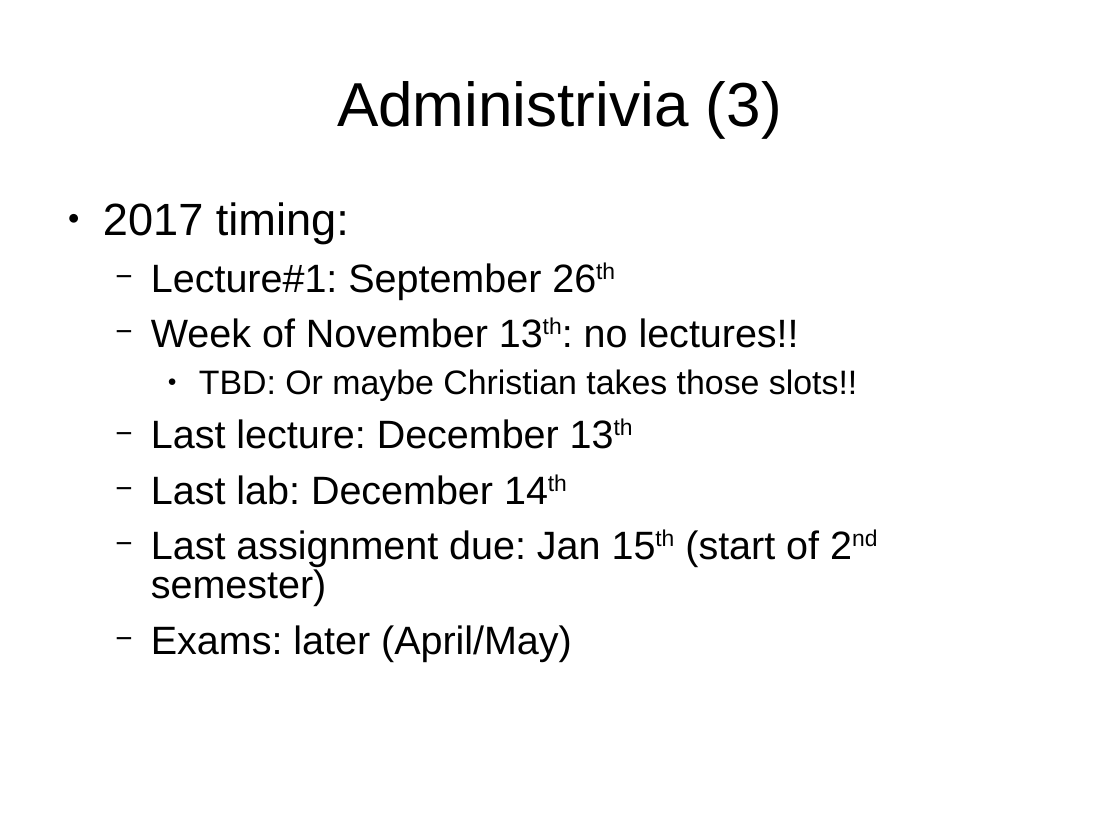
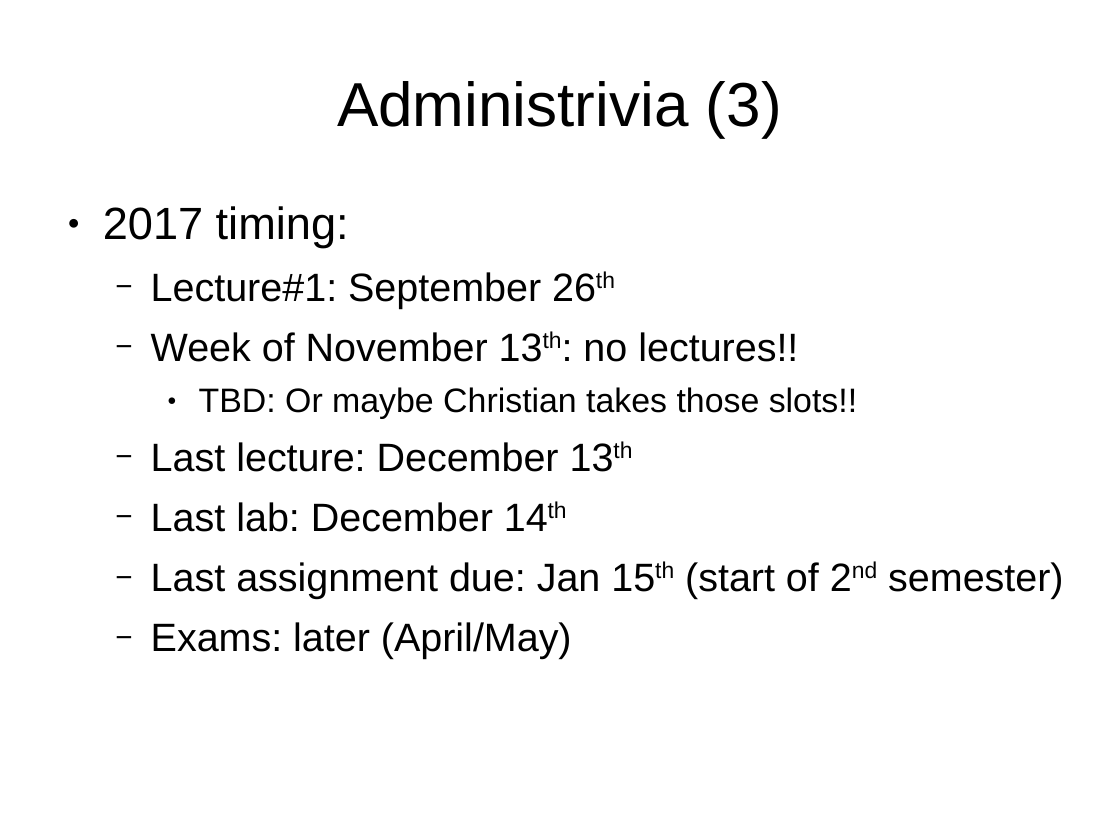
Before and after one commit to sftcd/cs2014, a slide deck: slide 5 of lectures/intro.ppt. Drawn at 1120x840 pixels with LibreOffice and Linux fonts; fonts in the diff are those of the drawing. Boxes give left, top, right and bottom in pixels: in the first picture for what was removed or moved away, otherwise in the second. Text is boxed around its words. In the diff, an @@ line names an element or a change of style, - is before the commit and + after.

```diff
--- a/lectures/intro.ppt
+++ b/lectures/intro.ppt
@@ text "2017 timing:" at (x1=103, y1=206, x2=1063, y2=659): line spacing 0.83 to 0.93; indent changed @@
```
Also in this commit, not shown: 6 other slides changed, 3 slides added, 1 other file.
